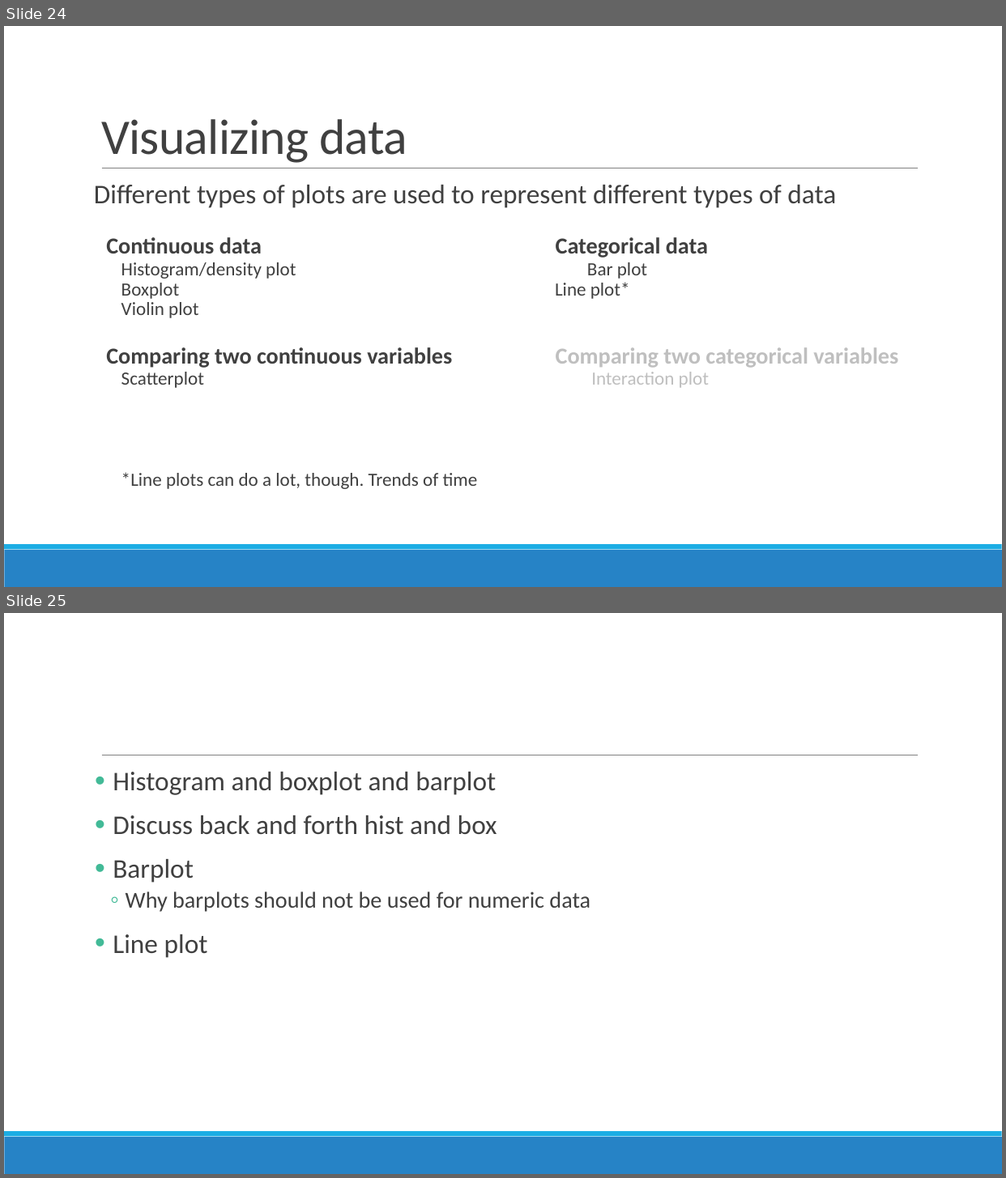
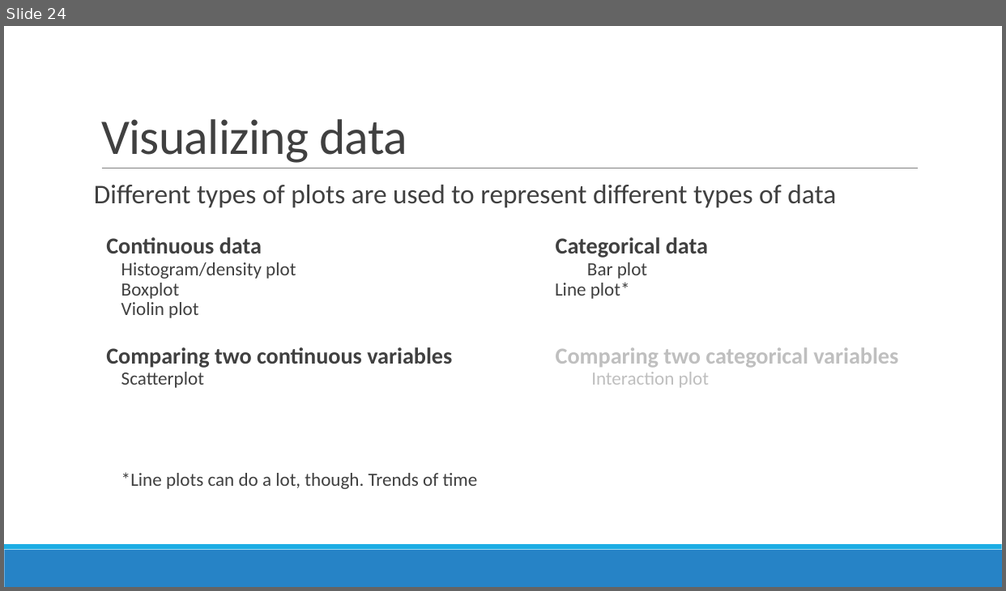
Before and after one commit to sjspielman/bio5312_fall2017, a slide deck: slides/intro.pptx. Shown one above the other, each under a label of ours: slides 24 and 25 before the commit, slide 24 after it. The pictures are 1006x1178 and 1006x591 pixels, drawn with LibreOffice and Linux fonts; fonts in the diff are those of the drawing. Boxes give left, top, right and bottom in pixels: in the first picture for what was removed or moved away, otherwise in the second. Text is boxed around its words. In the diff, an @@ line names an element or a change of style, - is before the commit and + after.

```diff
--- a/slides/intro.pptx
+++ b/slides/intro.pptx
@@ slide 25 removed at box(4, 613, 1002, 1174), background #FFFFFF; not listed: 3 template elements that a slide beside it also shows @@
@@ text removed at box(113, 772, 590, 958) @@
-• Histogram and boxplot and barplot
-• Discuss back and forth hist and box
-• Barplot
-  ◦ Why barplots should not be used for numeric data
-• Line plot
```
Also in this commit, not shown: 8 slides added, 2 other slides removed, 13 other files.
